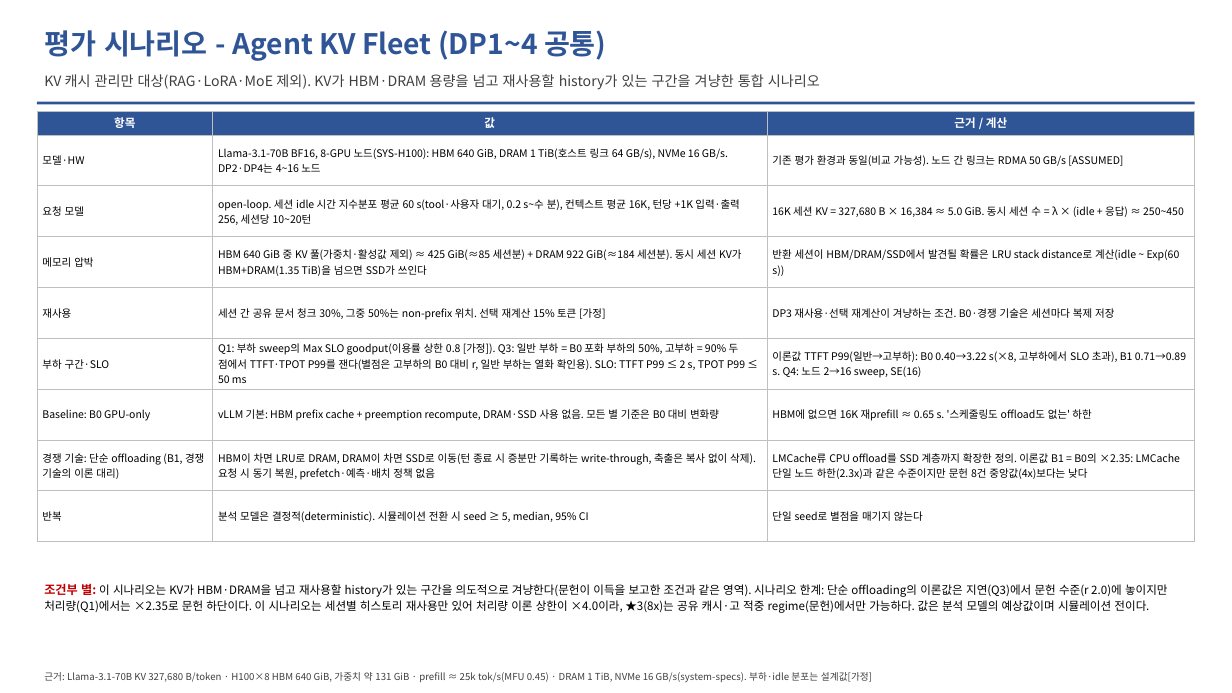
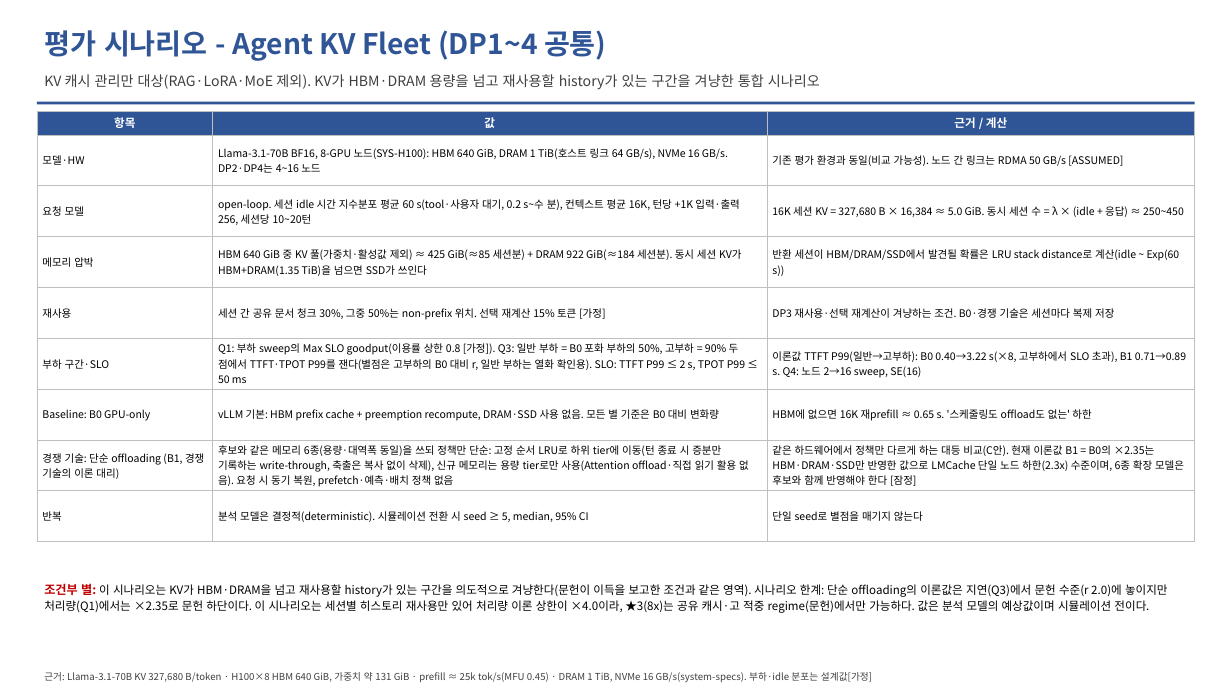
Before and after one commit to mkim0628/vllm, a slide deck: slide 21 of doc-mk/QA-criteria-v4/DP-QA-criteria-v4.pptx. Drawn at 1232x693 pixels with LibreOffice and Linux fonts; fonts in the diff are those of the drawing. Boxes give left, top, right and bottom in pixels: in the first picture for what was removed or moved away, otherwise in the second. Text is boxed around its words. In the diff, an @@ line names an element or a change of style, - is before the commit and + after.

```diff
--- a/doc-mk/QA-criteria-v4/DP-QA-criteria-v4.pptx
+++ b/doc-mk/QA-criteria-v4/DP-QA-criteria-v4.pptx
@@ table at [37,111,1195,542] @@
-row 8, column 2: HBM이 차면 LRU로 DRAM, DRAM이 차면 SSD로 이동(턴 종료 시 증분만 기록하는 write-through, 축출은 복사 없이 삭제). 요청 시 동기 복원, prefetch·예측·배치 정책 없음
+row 8, column 2: 후보와 같은 메모리 6종(용량·대역폭 동일)을 쓰되 정책만 단순: 고정 순서 LRU로 하위 tier에 이동(턴 종료 시 증분만 기록하는 write-through, 축출은 복사 없이 삭제), 신규 메모리는 용량 tier로만 사용(Attention offload·직접 읽기 활용 없음). 요청 시 동기 복원, prefetch·예측·배치 정책 없음
-row 8, column 3: LMCache류 CPU offload를 SSD 계층까지 확장한 정의. 이론값 B1 = B0의 ×2.35: LMCache 단일 노드 하한(2.3x)과 같은 수준이지만 문헌 8건 중앙값(4x)보다는 낮다
+row 8, column 3: 같은 하드웨어에서 정책만 다르게 하는 대등 비교(C안). 현재 이론값 B1 = B0의 ×2.35는 HBM·DRAM·SSD만 반영한 값으로 LMCache 단일 노드 하한(2.3x) 수준이며, 6종 확장 모델은 후보와 함께 반영해야 한다 [잠정]
```
Also in this commit, not shown: 3 other slides changed, 3 other files.
